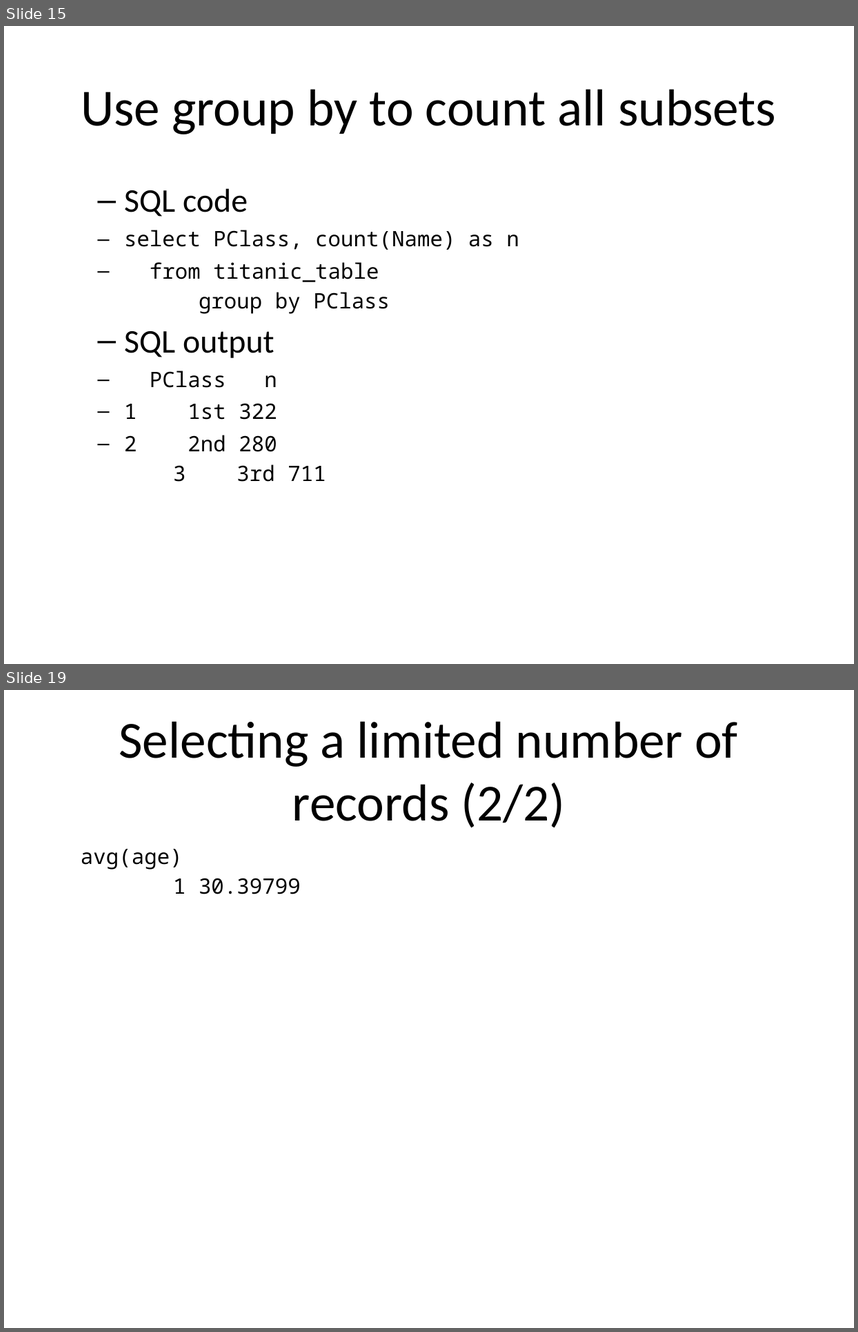
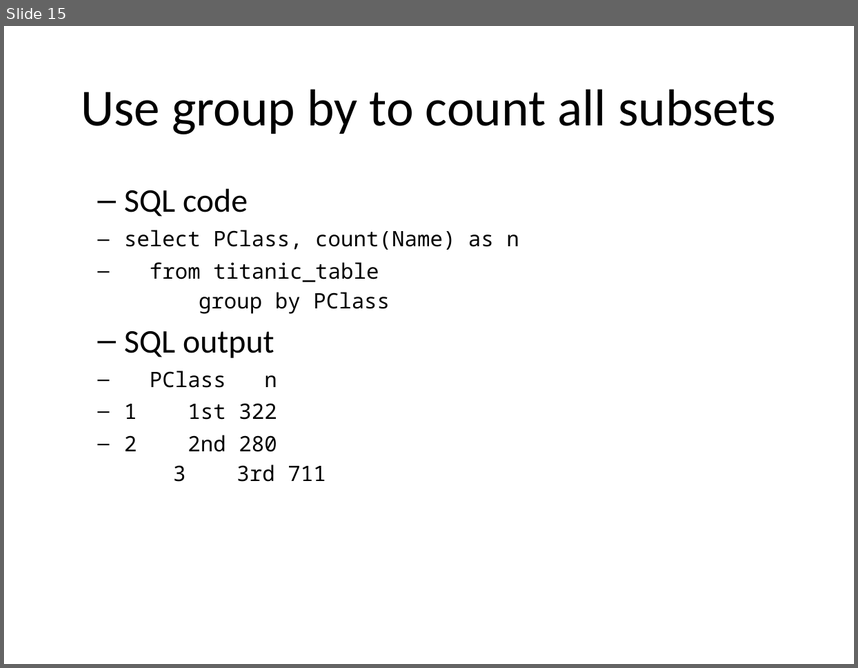
Before and after one commit to pmean/introduction-to-sql, a slide deck: src/stats.pptx. Shown one above the other, each under a label of ours: slides 15 and 19 before the commit, slide 15 after it; the slides between them are not shown. The pictures are 858x1332 and 858x668 pixels, drawn with LibreOffice and Linux fonts; fonts in the diff are those of the drawing. Boxes give left, top, right and bottom in pixels: in the first picture for what was removed or moved away, otherwise in the second. Text is boxed around its words. In the diff, an @@ line names an element or a change of style, - is before the commit and + after.

```diff
--- a/src/stats.pptx
+++ b/src/stats.pptx
@@ slide 19 removed at bbox=[4, 690, 854, 1328], background #FFFFFF @@
@@ title removed at bbox=[119, 721, 738, 828] @@
-Selecting a limited number of records (2/2)
@@ text removed at bbox=[81, 849, 301, 894] @@
-avg(age)
-1 30.39799
```
Also in this commit, not shown: 2 slides changed, 1 slide added, 1 other slide removed, 1 other file.
